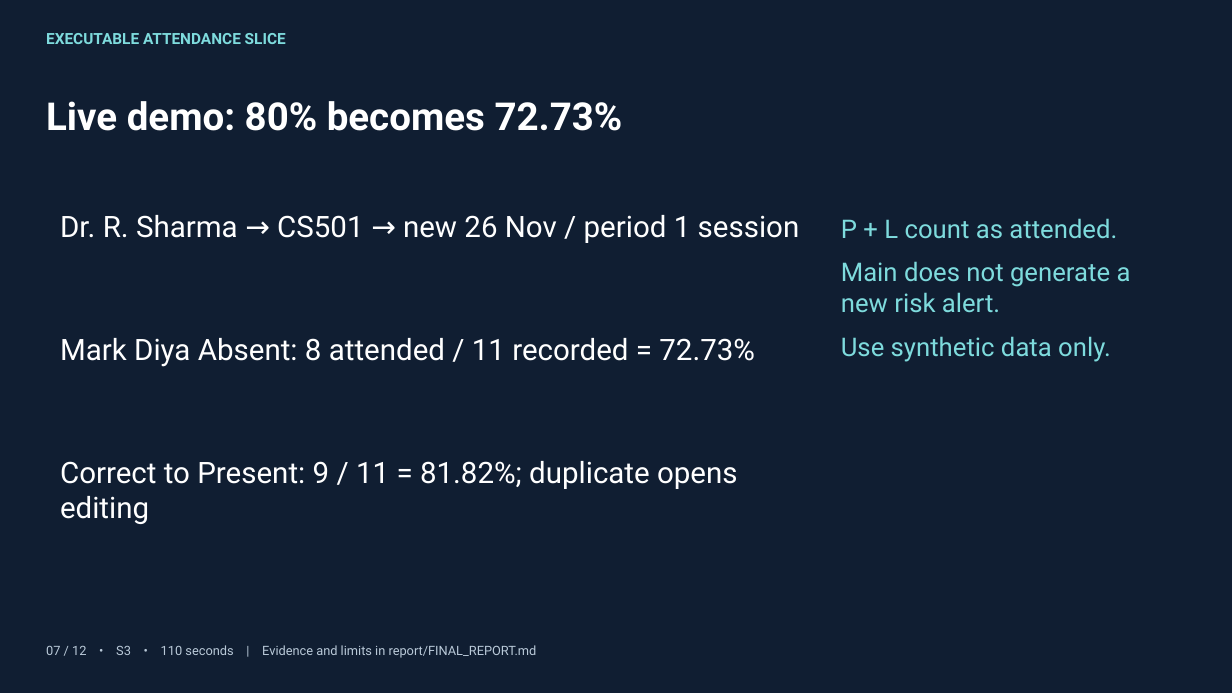
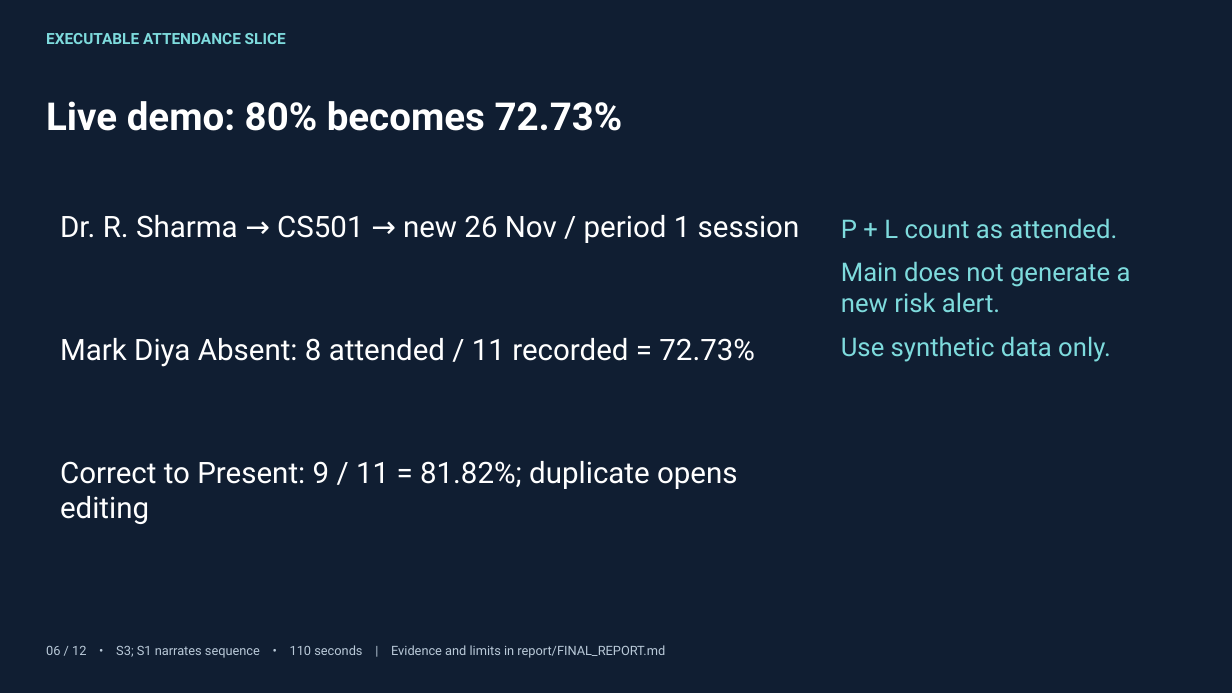
Before and after one commit to sahid-alam/attendance-academic-monitor, a slide deck: slide 6 of presentation/AAM_PRESENTATION.pptx (slide 7 before the commit). Drawn at 1232x693 pixels with LibreOffice and Linux fonts; fonts in the diff are those of the drawing. Boxes give left, top, right and bottom in pixels: in the first picture for what was removed or moved away, otherwise in the second. Text is boxed around its words. In the diff, an @@ line names an element or a change of style, - is before the commit and + after.

Commit message:
AAM-33 AAM-34 AAM-35 AAM-36 reconcile Jira acceptance and finalize submission exports

```diff
--- a/presentation/AAM_PRESENTATION.pptx
+++ b/presentation/AAM_PRESENTATION.pptx
@@ text at <box>46,645,665,658</box>: text changed @@
-07 / 12 • S3 • 110 seconds | Evidence and limits in report/FINAL_REPORT.md
+06 / 12 • S3; S1 narrates sequence • 110 seconds | Evidence and limits in report/FINAL_REPORT.md
```
Also in this commit, not shown: 8 other slides changed, 11 other files.
